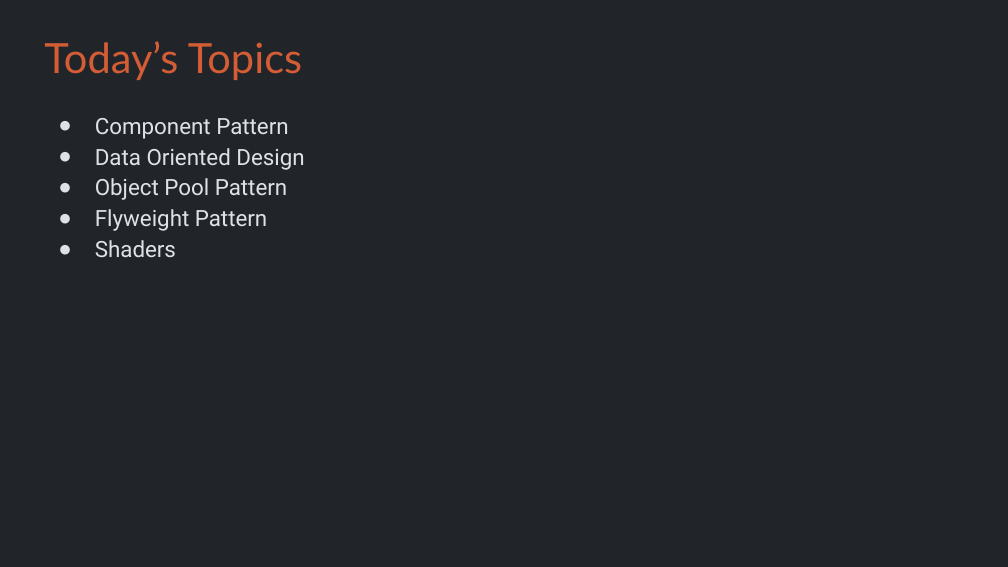
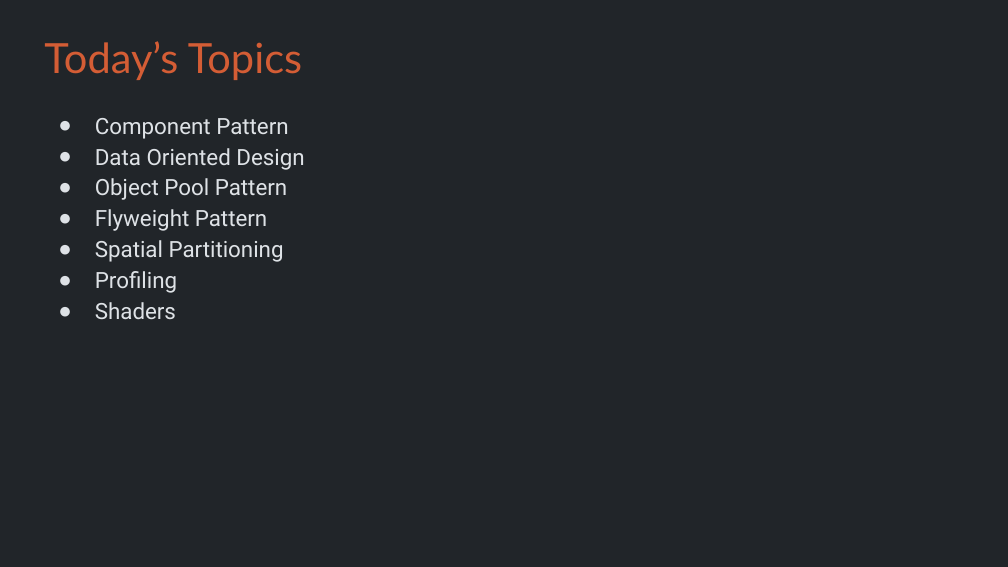
Before and after one commit to Metamate/gar, a slide deck: slide 4 of slides/09 Geometry Wars.pptx. Drawn at 1008x567 pixels with LibreOffice and Linux fonts; fonts in the diff are those of the drawing. Boxes give left, top, right and bottom in pixels: in the first picture for what was removed or moved away, otherwise in the second. Text is boxed around its words. In the diff, an @@ line names an element or a change of style, - is before the commit and + after.

```diff
--- a/slides/09 Geometry Wars.pptx
+++ b/slides/09 Geometry Wars.pptx
@@ text at [95, 240, 284, 293]: paragraphs added @@
+● Spatial Partitioning
+● Profiling
```
Also in this commit, not shown: 1 other slide changed, 4 slides added, 1 other file.
